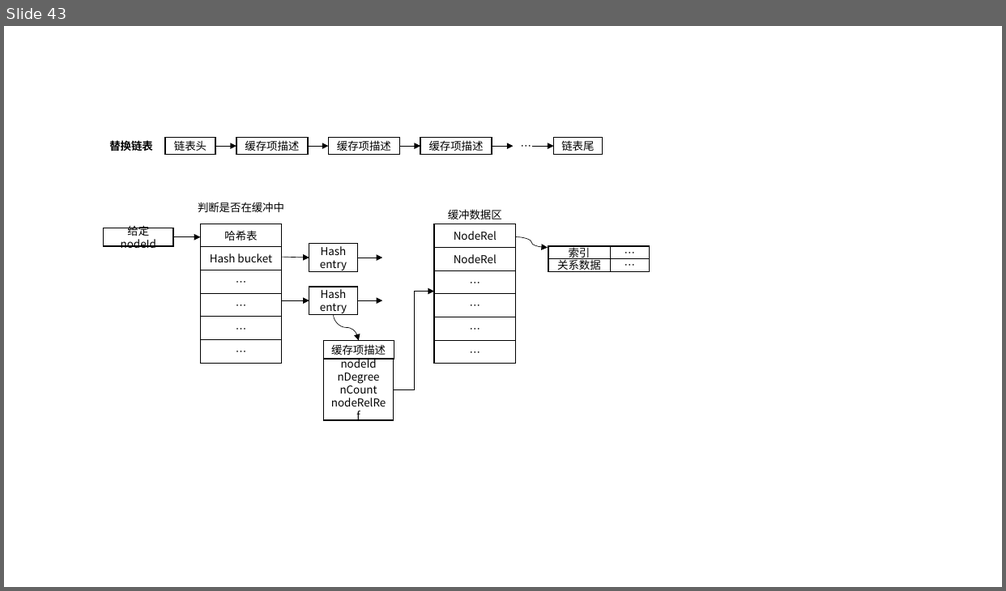
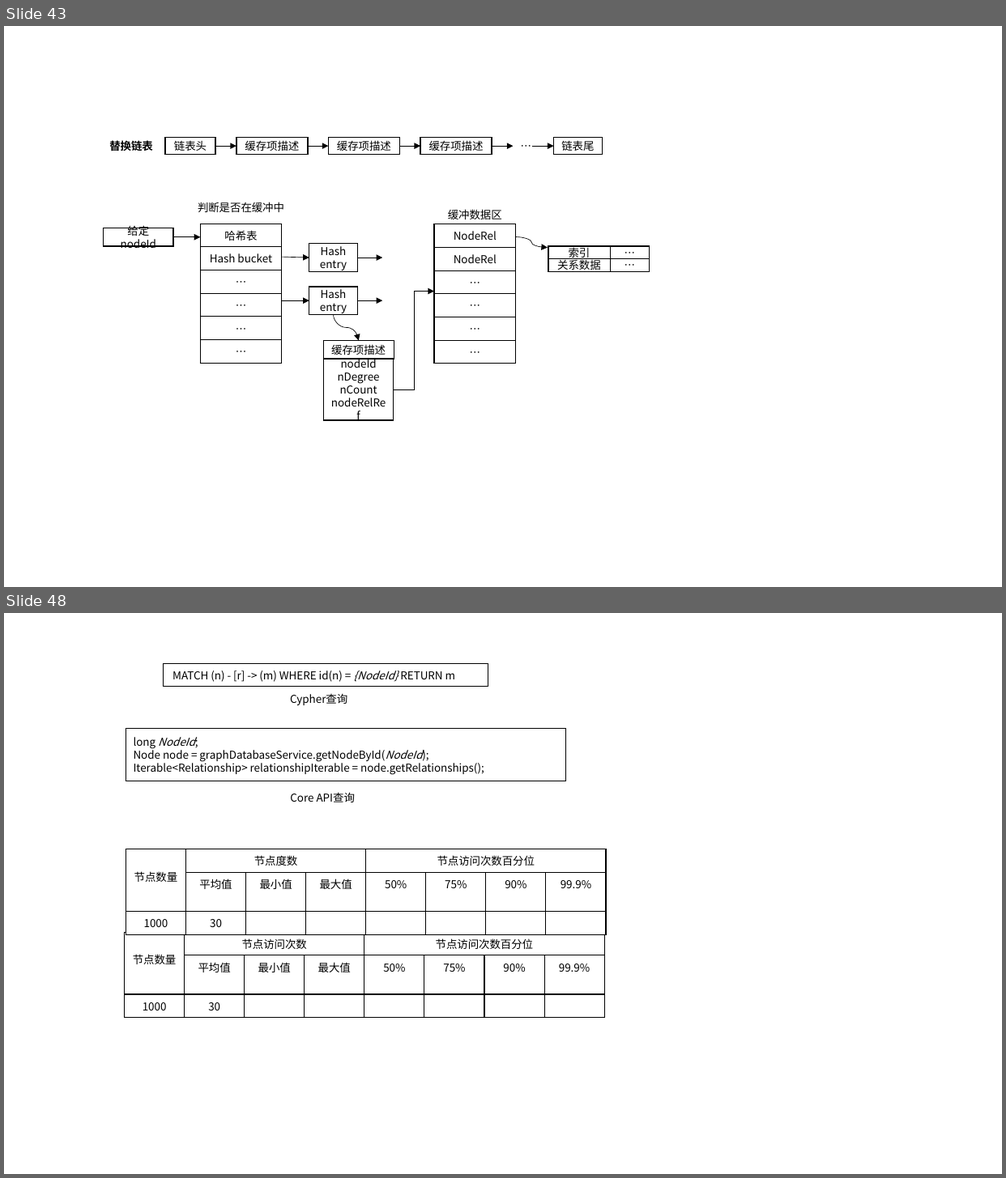
Before and after one commit to yayadi23/BIM, a slide deck: 毕业论文资料/毕业论文图 [自动保存的].pptx. Shown one above the other, each under a label of ours: slide 43 before the commit, slides 43 and 48 after it; the slides between them are not shown. The pictures are 1006x591 and 1006x1178 pixels, drawn with LibreOffice and Linux fonts; fonts in the diff are those of the drawing. Boxes give left, top, right and bottom in pixels: in the first picture for what was removed or moved away, otherwise in the second. Text is boxed around its words. In the diff, an @@ line names an element or a change of style, - is before the commit and + after.

```diff
--- a/毕业论文资料/毕业论文图 [自动保存的].pptx
+++ b/毕业论文资料/毕业论文图 [自动保存的].pptx
@@ slide 48 added at <box>4,613,1002,1174</box>, background #FFFFFF @@
@@ rectangle added at <box>163,664,488,687</box>, fill #FFFFFF, outline #000000 1 pt, 10.5 pt, text #000000 @@
+MATCH (n) - [r] -> (m) WHERE id(n) = {NodeId} RETURN m
@@ rectangle added at <box>281,693,357,706</box>, fill #FFFFFF, 10.5 pt, text #000000 @@
+Cypher查询
@@ rectangle added at <box>126,729,566,781</box>, fill #FFFFFF, outline #000000 1 pt, 10.5 pt, text #000000 @@
+long NodeId;
+Node node = graphDatabaseService.getNodeById(NodeId);
+Iterable<Relationship> relationshipIterable = node.getRelationships();
@@ text added at <box>290,792,355,803</box>, 10.5 pt, text #000000 @@
+Core API查询
@@ table added at <box>126,850,605,931</box>, 3 rows, 8 columns @@
+节点数量 | 节点度数 |  |  | 节点访问次数百分位 |  |  | 
+ | 平均值 | 最小值 | 最大值 | 50% | 75% | 90% | 99.9%
+1000 | 30 |  |  |  |  |  | 
@@ table added at <box>125,933,603,1014</box>, 3 rows, 8 columns @@
+节点数量 | 节点访问次数 |  |  | 节点访问次数百分位 |  |  | 
+ | 平均值 | 最小值 | 最大值 | 50% | 75% | 90% | 99.9%
+1000 | 30 |  |  |  |  |  | 
```
Also in this commit, not shown: 1 slide changed, 3 other slides added, 13 other files.
